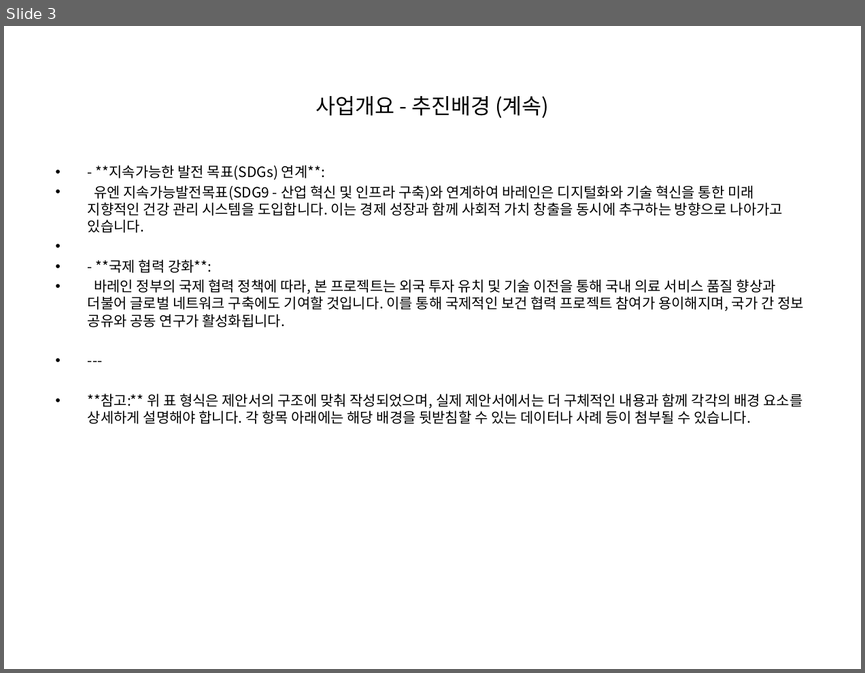
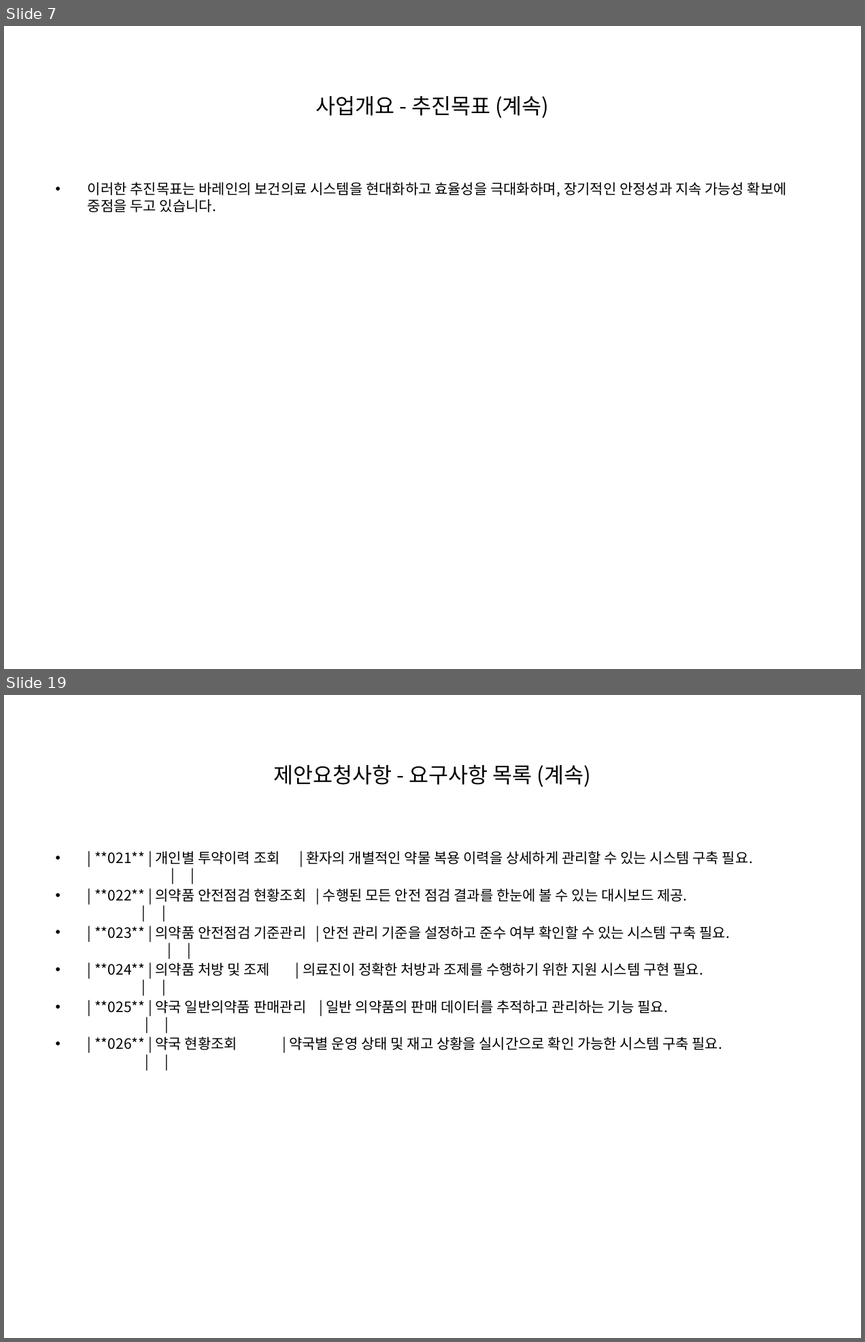
Before and after one commit to anskong/llm_mission, a slide deck: generated_ppt.pptx. Shown one above the other, each under a label of ours: slide 3 before the commit, slides 7 and 19 after it; the slides between them are not shown. The pictures are 865x673 and 865x1342 pixels, drawn with LibreOffice and Linux fonts; fonts in the diff are those of the drawing. Boxes give left, top, right and bottom in pixels: in the first picture for what was removed or moved away, otherwise in the second. Text is boxed around its words. In the diff, an @@ line names an element or a change of style, - is before the commit and + after.

```diff
--- a/generated_ppt.pptx
+++ b/generated_ppt.pptx
@@ slide 19 added at (4,695,861,1338), background #FFFFFF @@
@@ title added at (274,764,591,787), 18 pt, text #000000 @@
+제안요청사항 - 요구사항 목록 (계속)
@@ text added at (94,851,753,1050), 12 pt, text #000000 @@
+• | **021** | 개인별 투약이력 조회 | 환자의 개별적인 약물 복용 이력을 상세하게 관리할 수 있는 시스템 구축 필요. | |
+• | **022** | 의약품 안전점검 현황조회 | 수행된 모든 안전 점검 결과를 한눈에 볼 수 있는 대시보드 제공. | |
+• | **023** | 의약품 안전점검 기준관리 | 안전 관리 기준을 설정하고 준수 여부 확인할 수 있는 시스템 구축 필요. | |
+• | **024** | 의약품 처방 및 조제 | 의료진이 정확한 처방과 조제를 수행하기 위한 지원 시스템 구현 필요. | |
+• | **025** | 약국 일반의약품 판매관리 | 일반 의약품의 판매 데이터를 추적하고 관리하는 기능 필요. | |
+• | **026** | 약국 현황조회 | 약국별 운영 상태 및 재고 상황을 실시간으로 확인 가능한 시스템 구축 필요. | |
@@ what was slide 3 is now slide 7 @@
@@ slide 7 changed as well @@
@@ title at (315,96,549,118): text changed @@
-사업개요 - 추진배경 (계속)
+사업개요 - 추진목표 (계속)
@@ text at (88,182,787,212): text changed @@
-• - **지속가능한 발전 목표(SDGs) 연계**:
-• 유엔 지속가능발전목표(SDG9 - 산업 혁신 및 인프라 구축)와 연계하여 바레인은 디지털화와 기술 혁신을 통한 미래 지향적인 건강 관리 시스템을 도입합니다. 이는 경제 성장과 함께 사회적 가치 창출을 동시에 추구하는 방향으로 나아가고 있습니다.
-• - **국제 협력 강화**:
-• 바레인 정부의 국제 협력 정책에 따라, 본 프로젝트는 외국 투자 유치 및 기술 이전을 통해 국내 의료 서비스 품질 향상과 더불어 글로벌 네트워크 구축에도 기여할 것입니다. 이를 통해 국제적인 보건 협력 프로젝트 참여가 용이해지며, 국가 간 정보 공유와 공동 연구가 활성화됩니다.
-• ---
-• **참고:** 위 표 형식은 제안서의 구조에 맞춰 작성되었으며, 실제 제안서에서는 더 구체적인 내용과 함께 각각의 배경 요소를 상세하게 설명해야 합니다. 각 항목 아래에는 해당 배경을 뒷받침할 수 있는 데이터나 사례 등이 첨부될 수 있습니다.
+• 이러한 추진목표는 바레인의 보건의료 시스템을 현대화하고 효율성을 극대화하며, 장기적인 안정성과 지속 가능성 확보에 중점을 두고 있습니다.
```
Also in this commit, not shown: 2 other slides changed, 18 other slides added, 1 other file.
